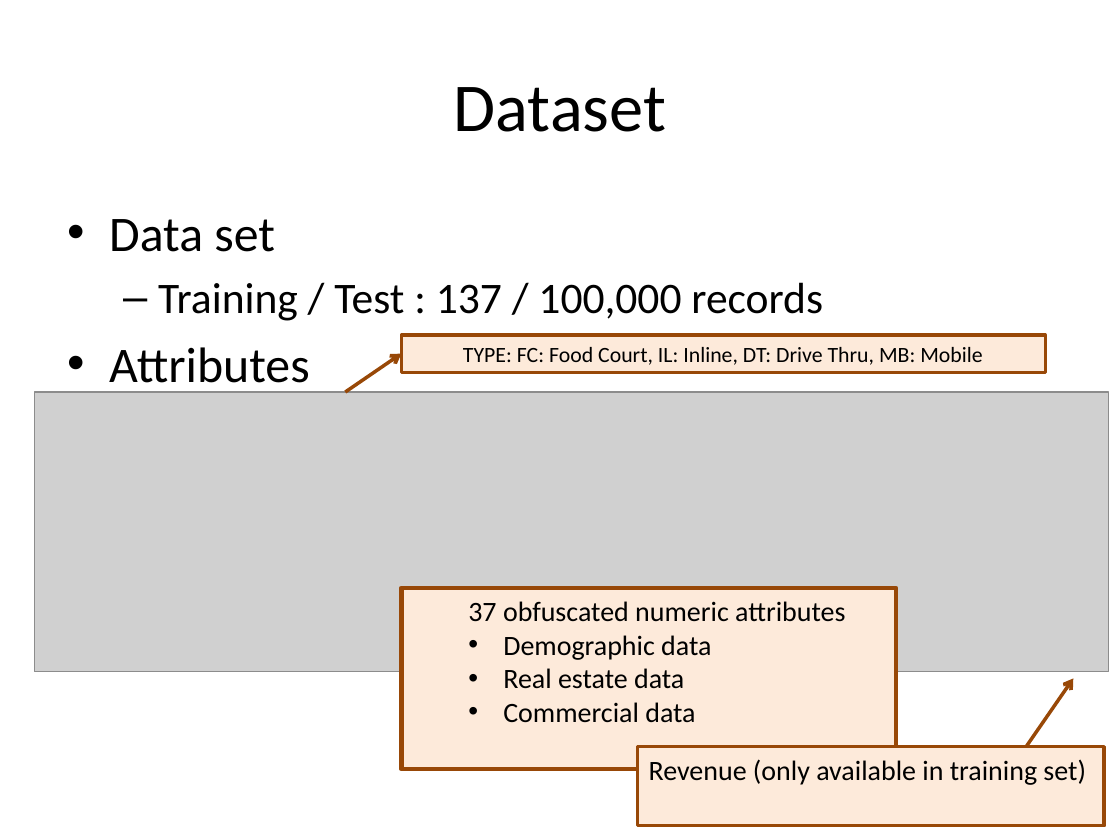
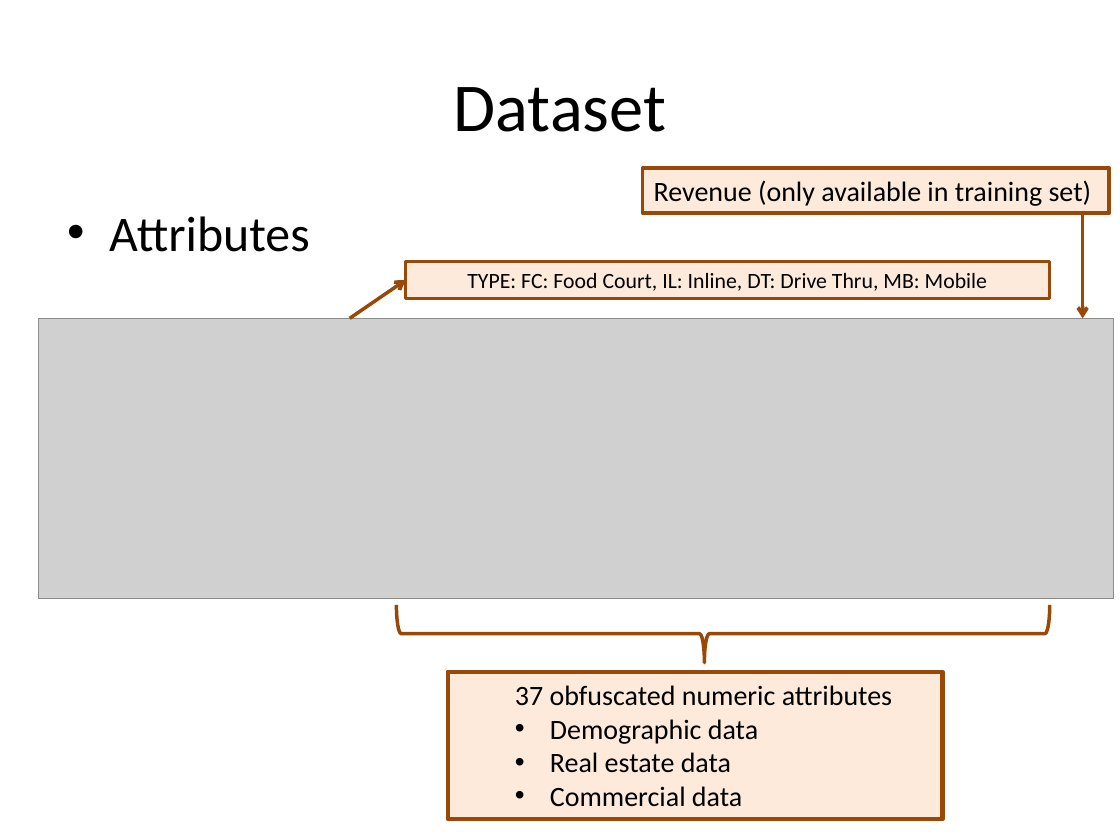
Before and after one commit to hxwang/revenue-prediction, a slide deck: slide 4 of doc/presentation/revenue-prediction.pptx. Drawn at 1120x840 pixels with LibreOffice and Linux fonts; fonts in the diff are those of the drawing; grey boxes stand for pictures. Boxes give left, top, right and bottom in pixels: in the first picture for what was removed or moved away, otherwise in the second. Text is boxed around its words. In the diff, an @@ line names an element or a change of style, - is before the commit and + after.

```diff
--- a/doc/presentation/revenue-prediction.pptx
+++ b/doc/presentation/revenue-prediction.pptx
@@ rectangle "Revenue (only available in training ...": place and size @@
-rectangle "Revenue (only available in training ..." at box(637, 747, 1104, 827)
+rectangle "Revenue (only available in training ..." at box(643, 168, 1110, 213)
@@ text at box(109, 219, 823, 321): paragraphs removed @@
-• Data set
-  – Training / Test : 137 / 100,000 records
@@ arrow moved from (1027, 746) - (1073, 679) to (1083, 213) - (1083, 318) @@
@@ 1 picture, 1 rectangle, 1 arrow: place and size @@
-1 picture, 1 rectangle, 1 arrow at box(35, 335, 1109, 672)
+1 picture, 1 rectangle, 1 arrow at box(38, 261, 1112, 598)
@@ left brace added at box(397, 604, 1050, 662), outline #984807 2.25 pt @@
@@ rectangle "37 obfuscated numeric attributes": place and size @@
-rectangle "37 obfuscated numeric attributes" at box(401, 588, 896, 769)
+rectangle "37 obfuscated numeric attributes" at box(448, 672, 943, 819)
```
Also in this commit, not shown: 1 other slide changed, 1 slide added, 4 other files.
